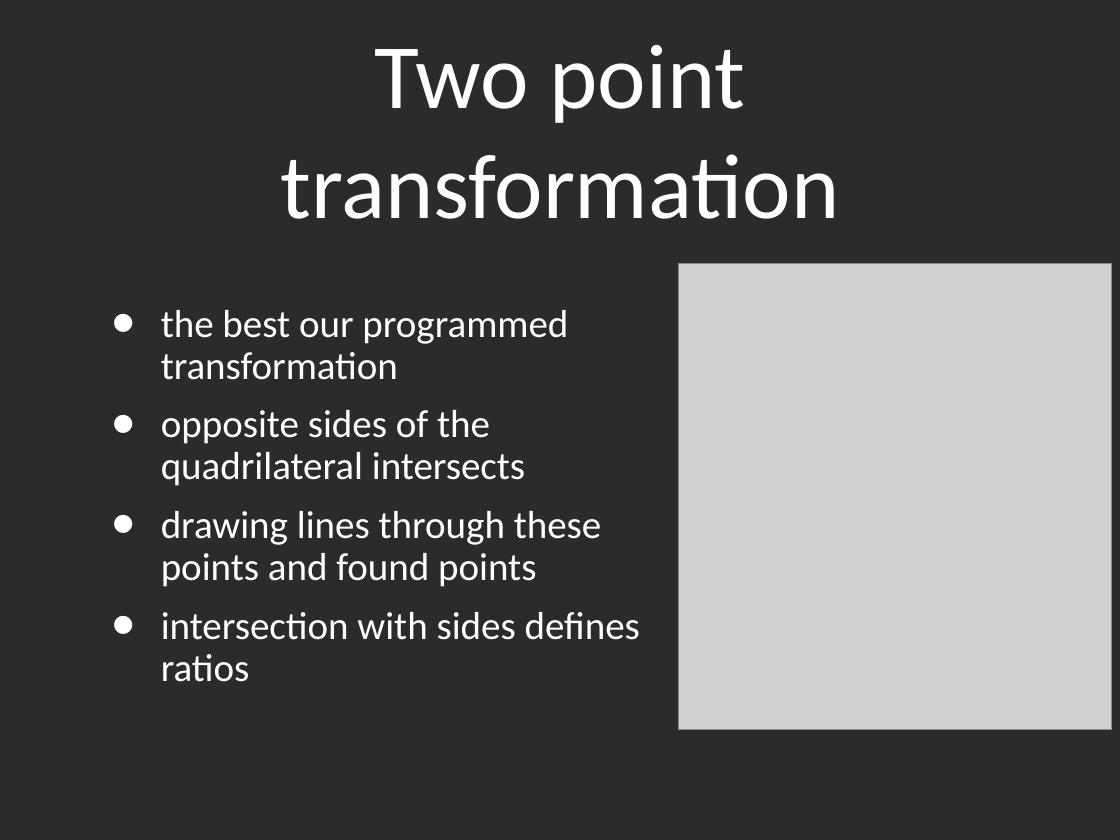
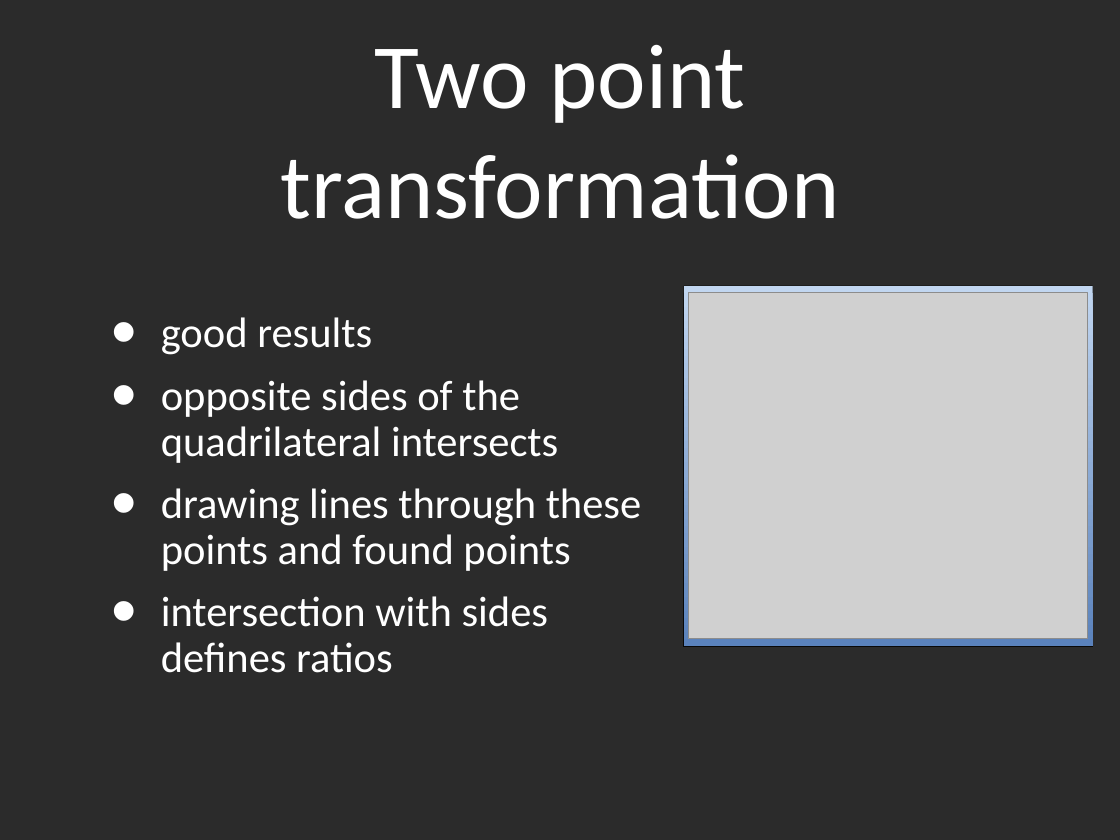
Before and after one commit to xtompok/zpracovaniobrazu, a slide deck: slide 7 of doc/Presentation.ppt. Drawn at 1120x840 pixels with LibreOffice and Linux fonts; fonts in the diff are those of the drawing; grey boxes stand for pictures; background and template pictures are left out; a plain dark background stands for a picture behind light text. Boxes give left, top, right and bottom in pixels: in the first picture for what was removed or moved away, otherwise in the second. Text is boxed around its words. In the diff, an @@ line names an element or a change of style, - is before the commit and + after.

```diff
--- a/doc/Presentation.ppt
+++ b/doc/Presentation.ppt
@@ rectangle added at (684,286,1092,647), fill gradient #C1D6F0 to #5A82BC @@
@@ picture: place and size @@
-picture at (678,264,1111,729)
+picture at (688,292,1088,639)
@@ text at (161,317,372,355): text changed; size 35.7 to 38.9 pt @@
-• the best our programmed transformation
+• good results
@@ text at (161,380,641,673): size 35.7 to 38.9 pt @@
```
Also in this commit, not shown: 1 other slide changed, 4 slides added, 1 slide removed, 39 other files.
